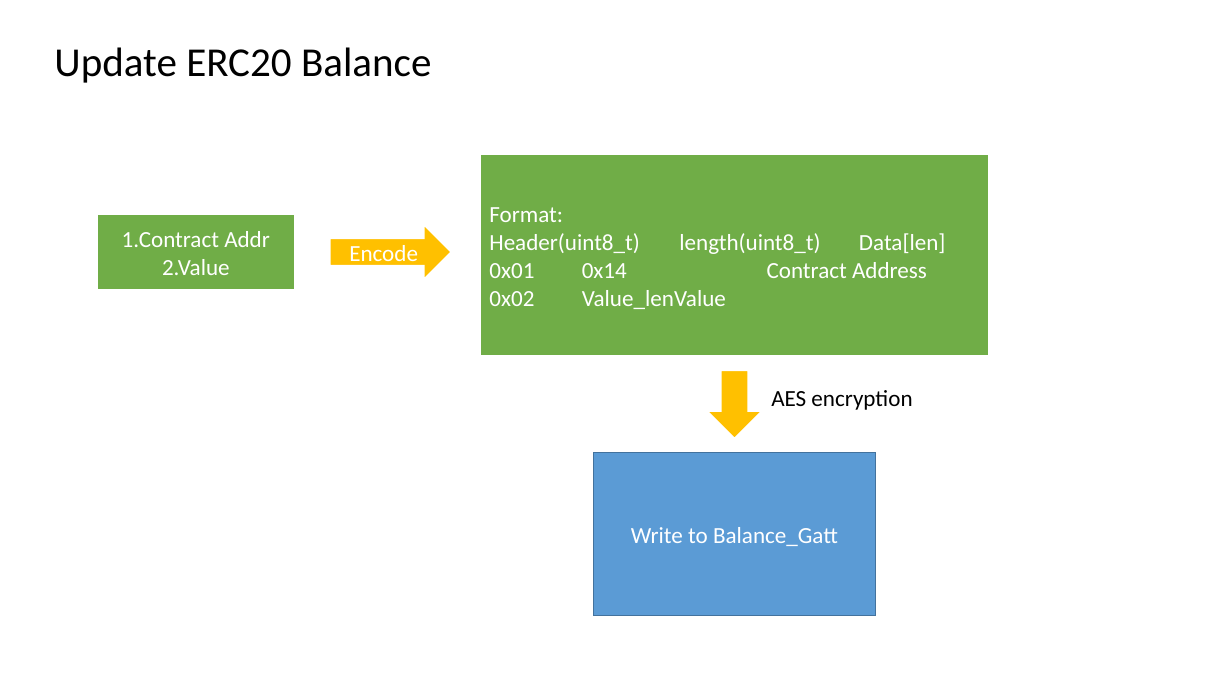
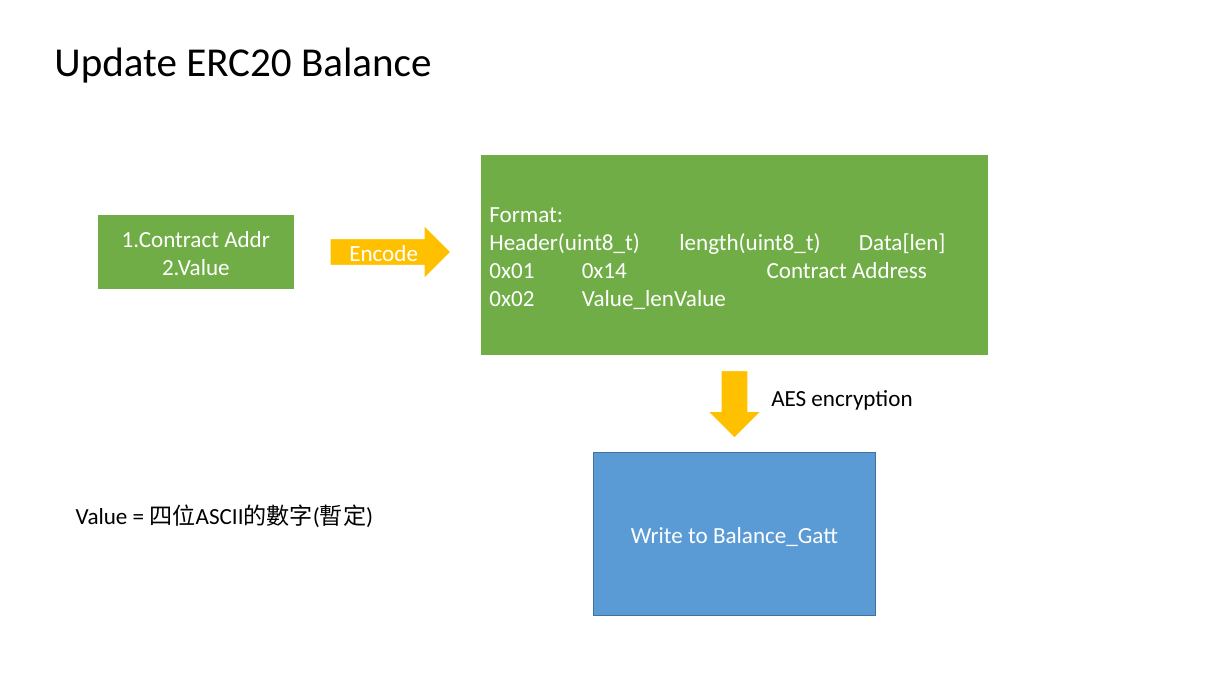
Before and after one commit to will127534/HITCON-Badge-2018, a slide deck: slide 9 of Software/Hitcon Badge BLE explain V1_1.pptx. Drawn at 1232x693 pixels with LibreOffice and Linux fonts; fonts in the diff are those of the drawing. Boxes give left, top, right and bottom in pixels: in the first picture for what was removed or moved away, otherwise in the second. Text is boxed around its words. In the diff, an @@ line names an element or a change of style, - is before the commit and + after.

```diff
--- a/Software/Hitcon Badge BLE explain V1_1.pptx
+++ b/Software/Hitcon Badge BLE explain V1_1.pptx
@@ text added at box(76, 504, 374, 527), 18 pt, text #000000 @@
+Value = 四位ASCII的數字(暫定)
```
Also in this commit, not shown: 5 other slides changed, 9 other files.
